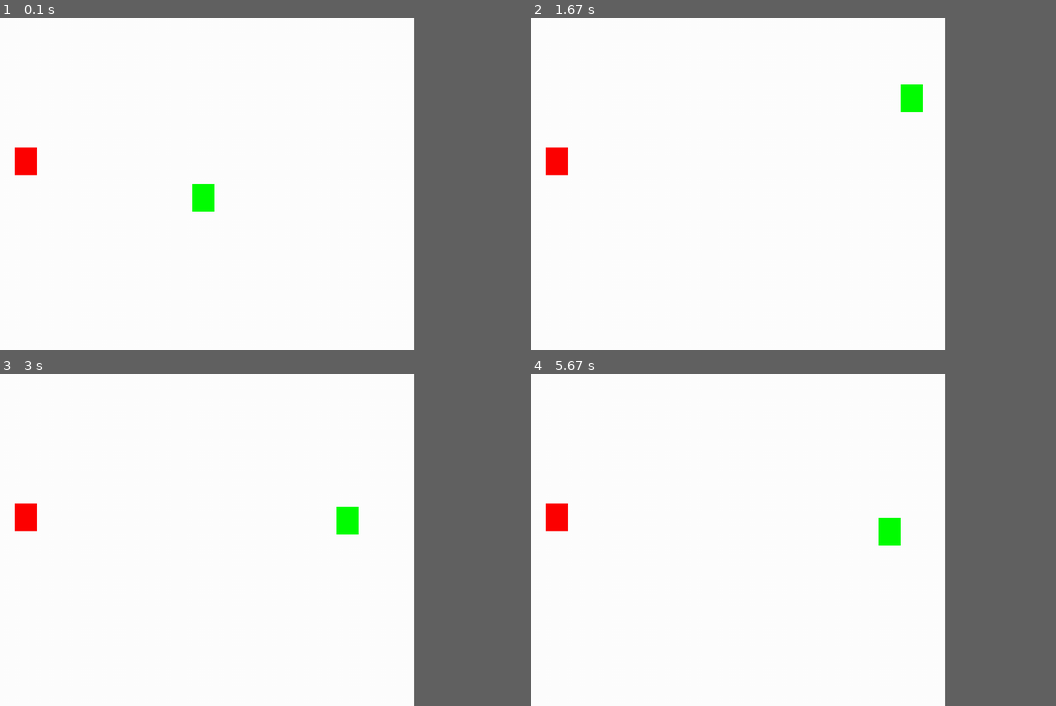
Above: before the commit, frames 1-4 (two rows, left to right).
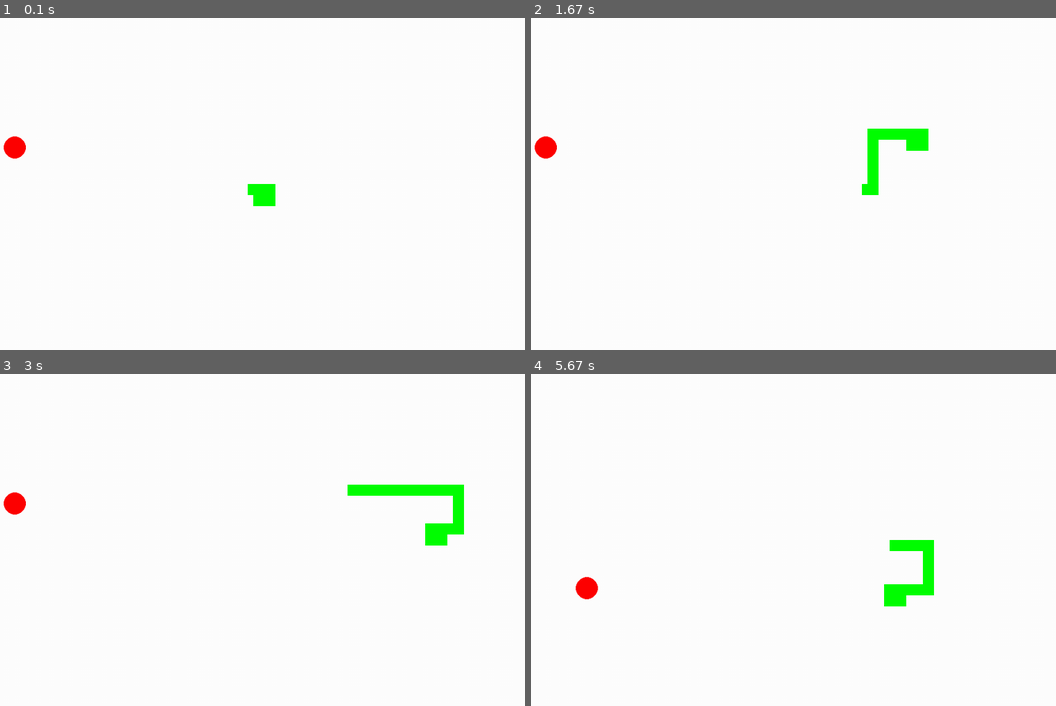
Above: after the commit, the same moments.

Repository: Paulouchihamilgrau/py_Game
Game: pygame game, started from game.py
Same seed, same stepped clock (60 frames per second), same inputs: the game is played once before the commit and once after it.
Inputs:
- Up to frame 1 (0.1 s): no input
- Up to frame 2 (1.67 s): hold Right 0.33-0.8 s; hold Up 0.83-1.3 s; hold Right from 1.33 s (still down)
- Up to frame 3 (3 s): release Right at 1.8 s; hold Down 2.4-2.7 s; hold Left from 2.73 s (still down)
- Up to frame 4 (5.67 s): release Left at 3.13 s; hold Up 3.17-3.53 s; hold R 3.57-4.2 s; hold Right 3.57-4.2 s; hold Down 4.9-5.27 s; hold Left from 5.3 s (still down)
In our replay, the window is 720x540 before the commit and 900x540 after it. These sizes can differ from the game's own. Grey fills any space a smaller window leaves; there, only what the larger window draws over its background counts as a difference.

The runs differ from the first frame. In frame 1, 1.1% of the frame differs, in the area x 0-53%, y 35-59%; in frame 2, 1.7%; in frame 3, 2.1%, in the area x 0-89%, y 33-52%; in frame 4, 1.8%.

Commit message:
Update game.py

Diff:
--- a/game.py
+++ b/game.py
@@ -2,26 +2,47 @@
 from sys import exit
 from random import randint
 
-
 pygame.init()
 
-
-pygame.mixer.music.load('musica_legal_mp3.wav')
+pygame.mixer.music.load('the-final-boss-battle-158700.mp3')
 pygame.mixer.music.set_volume(0.5)
 pygame.mixer.music.play(-1)
 
-largura = 800
+largura = 1000
 altura = 600
-x = int(largura/2)
-y = int(altura/2)
 
-x_azul = randint(40,600)
-y_azul = randint(50, 430)
+x_cobra = int(largura / 2)
+y_cobra = int(altura / 2)
+
+x_controle = 10
+y_controle = 0
+
+x_maca = randint(40, 600)
+y_maca = randint(50, 430)
 
 tela = pygame.display.set_mode((largura, altura))
 pygame.display.set_caption("Meu Jogo")
+lista_cobra = [(x_cobra, y_cobra)]
+comprimento_inicial = 5
+velocidade = 10
+
+def aumenta_cobra(lista_cobra):
+    for segmento in lista_cobra:
+        pygame.draw.rect(tela, (0, 255, 0), (segmento[0], segmento[1], 20, 20))
+
+def reiniciar_jogo():
+    global comprimento_inicial,x_cobra,y_cobra,lista_cabeça,lista_cobra,x_maca,y_maca,morreu
+    comprimento_inicial = 5
+    x_cobra = int(largura / 2)
+    y_cobra = int(altura / 2)
+    lista_cobra = []
+    lista_cabeça = []
+    x_maca = randint(40, 600)
+    y_maca = randint(50, 430)
+    morreu = False
 
 executando = True
+direcao = 'RIGHT'
 while executando:
     pygame.time.delay(50)
     for event in pygame.event.get():
@@ -29,25 +50,68 @@
             executando = False
 
     comandos = pygame.key.get_pressed()
-    if comandos[pygame.K_UP]:
-        y -= 20
-    if comandos[pygame.K_DOWN]:
-        y += 20
-    if comandos[pygame.K_RIGHT]:
-        x += 20
-    if comandos[pygame.K_LEFT]:
-        x -= 20
 
-    tela.fill((255, 255, 255))
+    if comandos[pygame.K_UP] and direcao != 'DOWN':
+        x_controle = 0
+        y_controle = -10
+        direcao = 'UP'
+    if comandos[pygame.K_DOWN] and direcao != 'UP':
+        x_controle = 0
+        y_controle = 10
+        direcao = 'DOWN'
+    if comandos[pygame.K_RIGHT] and direcao != 'LEFT':
+        x_controle = 10
+        y_controle = 0
+        direcao = 'RIGHT'
+    if comandos[pygame.K_LEFT] and direcao != 'RIGHT':
+        x_controle = -10
+        y_controle = 0
+        direcao = 'LEFT'
 
-    ret_verde = pygame.draw.rect(tela, (0, 255, 0), (x, y, 40, 50))
-    ret_vermelho = pygame.draw.rect(tela, (255, 0, 0), (x_azul, y_azul, 40, 50))
+    x_cobra += x_controle
+    y_cobra += y_controle
 
-    if ret_verde.colliderect(ret_vermelho):
-        x_azul = randint(40, 600)
-        y_azul = randint(50, 430)
+    tela.fill((255, 255, 255))  # Limpeza da tela
+
+    ret_verde = pygame.draw.rect(tela, (0, 255, 0), (x_cobra, y_cobra, 40, 40))
+    pygame.draw.circle(tela, (255, 0, 0), (x_maca, y_maca), 20)
+
+    if ret_verde.colliderect(pygame.Rect(x_maca - 20, y_maca - 20, 40, 40)):
+       x_maca = randint(40, 600)
+       y_maca = randint(50, 430)
+       comprimento_inicial += 1
+
+
+    lista_cobra.append((x_cobra, y_cobra))
+    aumenta_cobra(lista_cobra)
+
+    lista_cabeça = []
+    lista_cabeça.append(x_cobra)
+    lista_cabeça.append(y_cobra)
+    lista_cobra.append(lista_cabeça)
+
+    if lista_cobra.count(lista_cabeça)>1:
+        fonte1 = pygame.font.SysFont('arial', 20, True, True)
+        mensagem = 'Aperte R e reinicie o jogo'
+        texto_formatado = fonte1.render(mensagem, True, (0, 0, 0))
+        ret_texto = texto_formatado.get_rect()
+        morreu = True
+        while morreu:
+            for event in pygame.event.get():
+                if event.type == pygame.QUIT:
+                    pygame.quit()
+                    exit()
+                if event.type == pygame.KEYDOWN:
+                   if event.key == pygame.K_r:
+                       reiniciar_jogo()
+            ret_texto.center = (largura//2,altura//2)
+            tela.blit(texto_formatado,ret_texto)
+            pygame.display.update()
+
+    if len(lista_cobra) > comprimento_inicial:
+        del lista_cobra[0]
+
 
     pygame.display.flip()
 
-
 pygame.quit()
